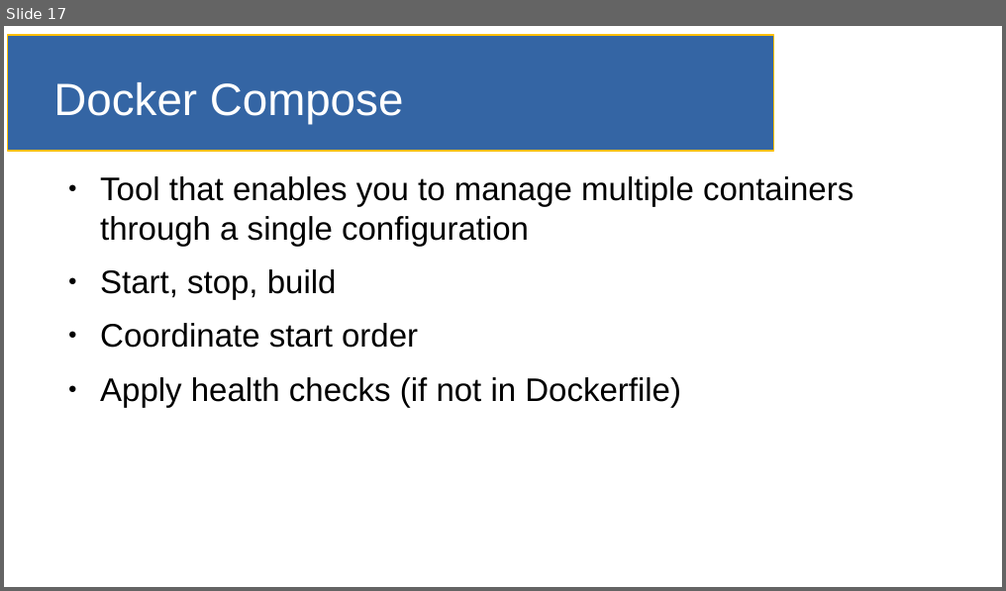
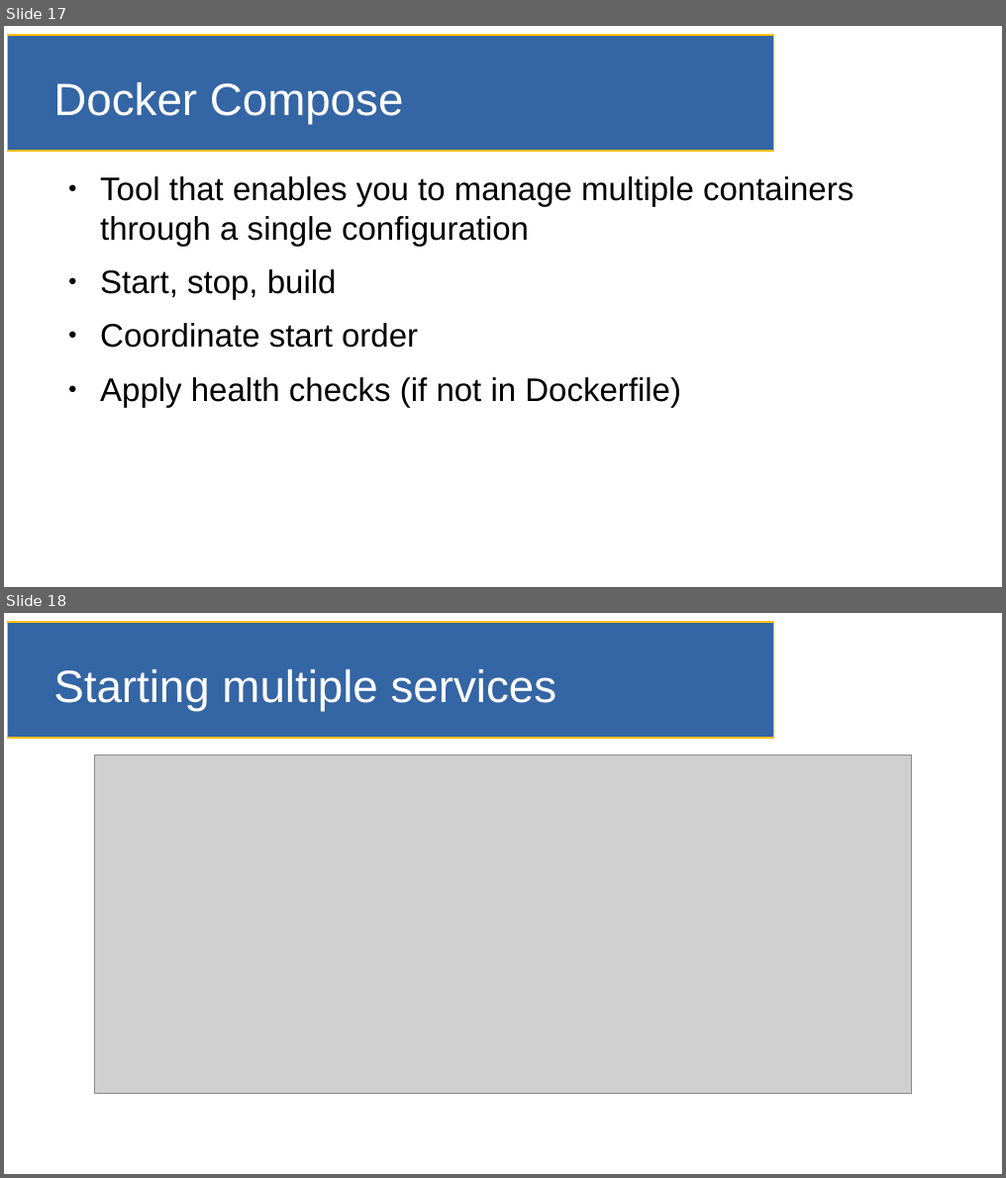
Before and after one commit to SmithE65/Containerizing, a slide deck: doc/slides.odp. Shown one above the other, each under a label of ours: slide 17 before the commit, slides 17 and 18 after it. The pictures are 1006x591 and 1006x1178 pixels, drawn with LibreOffice and Linux fonts; fonts in the diff are those of the drawing; grey boxes stand for pictures. Boxes give left, top, right and bottom in pixels: in the first picture for what was removed or moved away, otherwise in the second. Text is boxed around its words. In the diff, an @@ line names an element or a change of style, - is before the commit and + after.

```diff
--- a/doc/slides.odp
+++ b/doc/slides.odp
@@ slide 18 added at [4, 613, 1002, 1174], background #FFFFFF; not listed: 1 template element that a slide beside it also shows @@
@@ title added at [54, 669, 557, 711], 36 pt, text #FFFFFF @@
+Starting multiple services
@@ picture added at [94, 756, 911, 1094] @@
```
Also in this commit, not shown: 2 slides changed, 2 other slides added, 2 other files.
